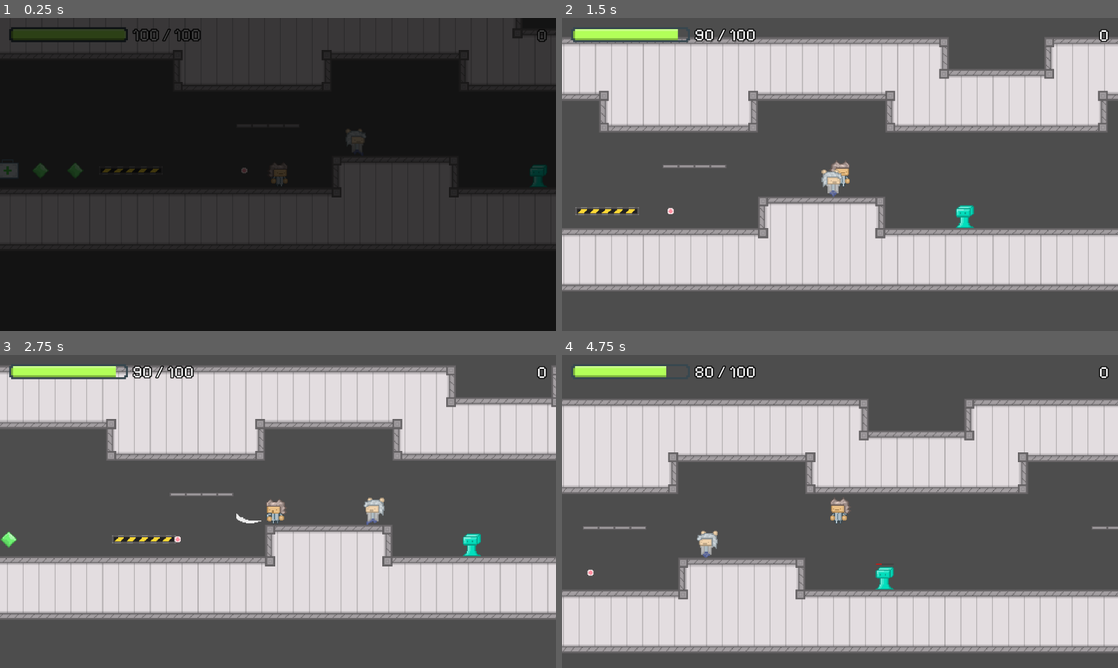
Above: before the commit, frames 1-4 (two rows, left to right).
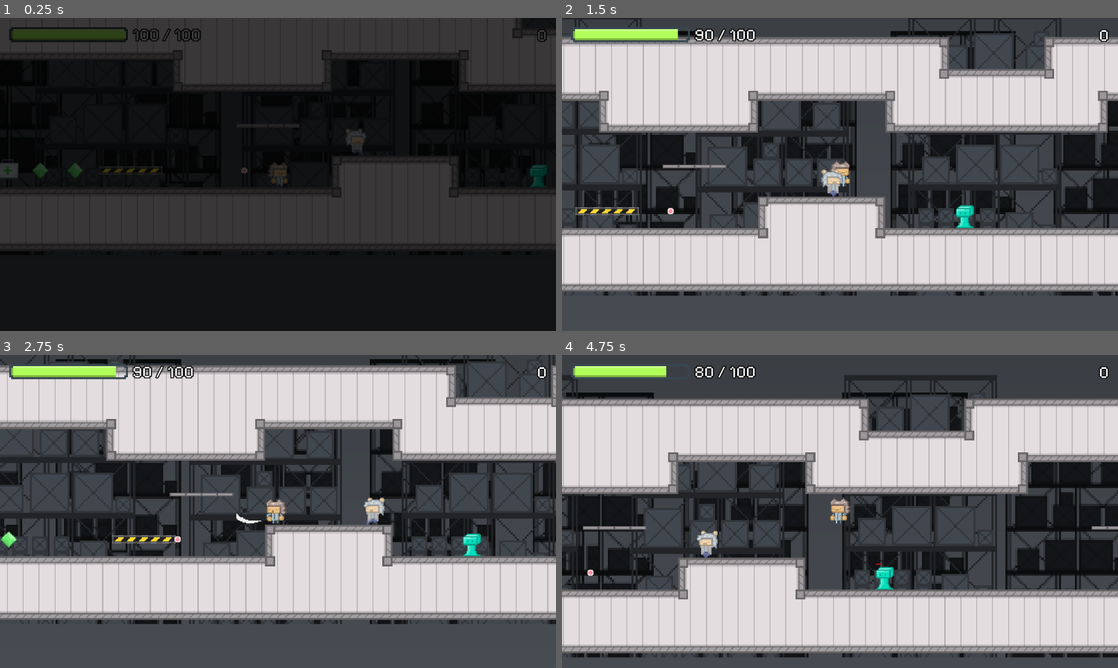
Above: after the commit, the same moments.

Repository: Brian-Magnuson/lab_escape_gd
Game: Godot game, scene res://scenes/level_0.tscn
The game is run twice, just before and just after one commit, with the same random seed, the same clock (stepped at 60 frames per second) and the same inputs.
Inputs (mouse positions are in pixels of both pictures, inside the frame that each line leads up to):
- Up to frame 1 (0.25 s): no input
- Up to frame 2 (1.5 s): move the mouse to (962, 158) at 0.52 s; press the mouse at (962, 158) at 0.53 s; hold D (move_right) from 0.53 s (still down); tap Space (jump) at 0.77 s; move the mouse to (728, 190) at 1.27 s; release the mouse at (728, 190) at 1.28 s; click (728, 190) at 1.35 s
- Up to frame 3 (2.75 s): tap Space (jump) at 1.52 s; move the mouse to (333, 442) at 2.02 s; release D (move_right) at 2.03 s; press the mouse at (333, 442) at 2.03 s; hold A (move_left) from 2.03 s (still down)
- Up to frame 4 (4.75 s): move the mouse to (812, 574) at 2.77 s; release A (move_left) at 2.78 s; release the mouse at (812, 574) at 2.78 s; hold D (move_right) 2.78-4.28 s; click (812, 574) at 2.85 s; tap Space (jump) at 3.02, 3.77, 4.52 s; move the mouse to (1006, 558) at 3.52 s; press the mouse at (1006, 558) at 3.53 s; move the mouse to (673, 464) at 4.27 s; release the mouse at (673, 464) at 4.28 s; hold A (move_left) from 4.28 s (still down); click (673, 464) at 4.35 s

The runs differ from the first frame. In frame 2, 19% of the frame differs, in the area x 0-100%, y 0-89%; in frame 3, 18%; in frame 4, 21%, in the area x 0-100%, y 6-97%.

Commit message:
Add parallax background

Diff:
--- a/scenes/level_0.tscn
+++ b/scenes/level_0.tscn
@@ -1,6 +1,8 @@
-[gd_scene load_steps=26 format=4 uid="uid://q1ded3kw1kq3"]
-
+[gd_scene load_steps=30 format=4 uid="uid://q1ded3kw1kq3"]
+
+[ext_resource type="Texture2D" uid="uid://b01pi01f8b3ti" path="res://assets/backgrounds/Warehouse1.png" id="1_44yx7"]
 [ext_resource type="Texture2D" uid="uid://ftjg3puu72lw" path="res://assets/tiles/LabTileset.png" id="1_nlk7r"]
+[ext_resource type="Texture2D" uid="uid://knndlxqkwnnb" path="res://assets/backgrounds/Warehouse2.png" id="1_vc1y7"]
 [ext_resource type="PackedScene" uid="uid://bw1sjx2gp5mpl" path="res://scenes/player.tscn" id="2_11nw6"]
 [ext_resource type="Texture2D" uid="uid://biqr3vu0dcgxc" path="res://assets/environment/SemisolidPlatform.png" id="3_ptloe"]
 [ext_resource type="PackedScene" uid="uid://dsy4y3i3caelu" path="res://scenes/jelly.tscn" id="3_w75ps"]
@@ -15,6 +17,13 @@
 [ext_resource type="PackedScene" uid="uid://dfw8bn381rsyv" path="res://scenes/blue_potion.tscn" id="12_0kblh"]
 [ext_resource type="PackedScene" uid="uid://b82vu7iyk8vtu" path="res://scenes/guard.tscn" id="14_g4v4n"]
 [ext_resource type="PackedScene" uid="uid://c20mq3kn18dwh" path="res://scenes/bullet.tscn" id="15_qj06y"]
+
+[sub_resource type="Gradient" id="Gradient_44yx7"]
+colors = PackedColorArray(0.223529, 0.239216, 0.258824, 1, 0.309804, 0.329412, 0.356863, 1)
+
+[sub_resource type="GradientTexture2D" id="GradientTexture2D_lbrgs"]
+gradient = SubResource("Gradient_44yx7")
+fill_to = Vector2(0, 1)
 
 [sub_resource type="TileSetAtlasSource" id="TileSetAtlasSource_ah2ou"]
 resource_name = "lab_tiles"
@@ -355,6 +364,42 @@
 
 [node name="Level0" type="Node"]
 
+[node name="Background" type="Node2D" parent="."]
+z_index = -5
+texture_filter = 1
+position = Vector2(-1, 0)
+
+[node name="Parallax3" type="Parallax2D" parent="Background"]
+scroll_offset = Vector2(0, 220)
+repeat_size = Vector2(800, 0)
+repeat_times = 3
+
+[node name="TextureRect" type="TextureRect" parent="Background/Parallax3"]
+offset_right = 800.0
+offset_bottom = 600.0
+texture = SubResource("GradientTexture2D_lbrgs")
+
+[node name="Parallax2" type="Parallax2D" parent="Background"]
+scroll_scale = Vector2(0.6, 1)
+scroll_offset = Vector2(0, 220)
+repeat_size = Vector2(640, 0)
+repeat_times = 3
+
+[node name="Sprite2D" type="Sprite2D" parent="Background/Parallax2"]
+scale = Vector2(2, 2)
+texture = ExtResource("1_44yx7")
+centered = false
+
+[node name="Parallax1" type="Parallax2D" parent="Background"]
+scroll_scale = Vector2(0.8, 1)
+scroll_offset = Vector2(0, 220)
+repeat_size = Vector2(640, 0)
+
+[node name="Sprite2D" type="Sprite2D" parent="Background/Parallax1"]
+scale = Vector2(2, 2)
+texture = ExtResource("1_vc1y7")
+centered = false
+
 [node name="Foreground" type="TileMapLayer" parent="."]
 texture_filter = 1
 tile_map_data = PackedByteArray("AAAEAAwAAAAAAAIAAAAEABAAAAABAAAAAAAFABAAAAABAAAAAAAFABEAAAABAAIAAAAFAAwAAAABAAIAAAAEAB …(2816 unchanged characters)…
